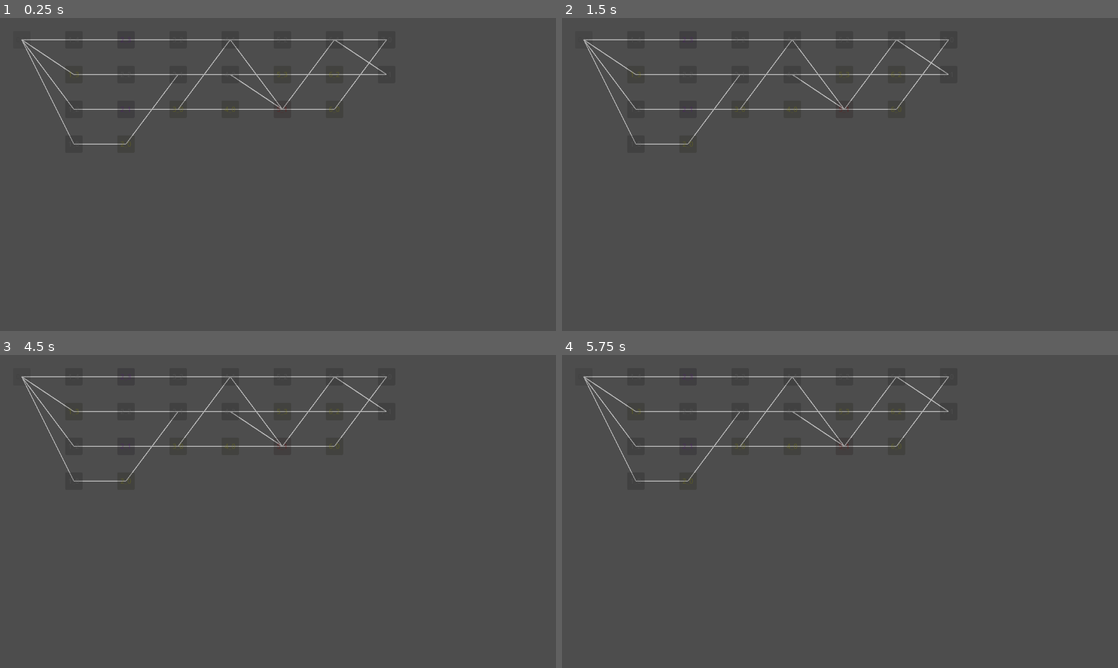
Above: before the commit, frames 1-4 (two rows, left to right).
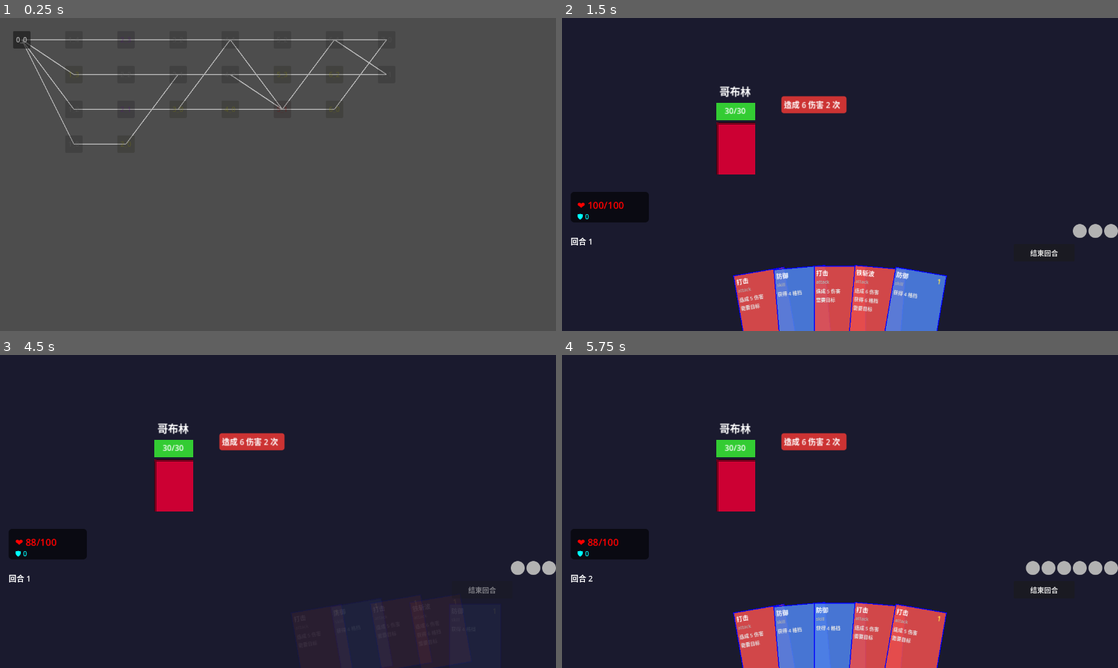
Above: after the commit, the same moments.

Repository: FiveMarksCoding/CardGame
Game: Godot game, scene res://scenes/Main.tscn
Same seed, same stepped clock (60 frames per second), same inputs: the game is played once before the commit and once after it.
Inputs (mouse positions are in pixels of both pictures, inside the frame that each line leads up to):
- Up to frame 1 (0.25 s): no input
- Up to frame 2 (1.5 s): click (584, 39) at 0.5 s, where only the run after the commit has a clickable "0_0"; click (634, 39) at 1.25 s, where only the run after the commit has a clickable "1_4"
- Up to frame 3 (4.5 s): click (72, 411) at 2 s, where only the run after the commit has a clickable "1_3"; click (72, 445) at 2.75 s, where only the run after the commit has a clickable "1_2"; click (72, 480) at 3.5 s, where only the run after the commit has a clickable "1_0"; click (483, 589) at 4.25 s, where only the run after the commit has a clickable "结束回合"
- Up to frame 4 (5.75 s): click (634, 376) at 5 s, where only the run after the commit has a clickable "1_4"

The runs differ from the first frame. In frame 1, 0.2% of the frame differs, in the area x 2-6%, y 4-10%; in frame 2, 100%, in the area x 0-100%, y 0-100%; in frame 3, 100%; in frame 4, 100%.

Commit message:
地图解锁hotfix

Diff:
--- a/card-game/scripts/map/StandardMapGenerator.gd
+++ b/card-game/scripts/map/StandardMapGenerator.gd
@@ -19,7 +19,7 @@
 			var node=MapData.MapNode.new(nd.id,nd.node_type,pos);
 			if (i==0) && (j==0):
 				node.unlocked=1
-				node.completed=1;
+				node.completed=0;
 			map.add_node(node);
 	# 根据路径建立连接
 	_build_connections_from_paths(paths, map);
